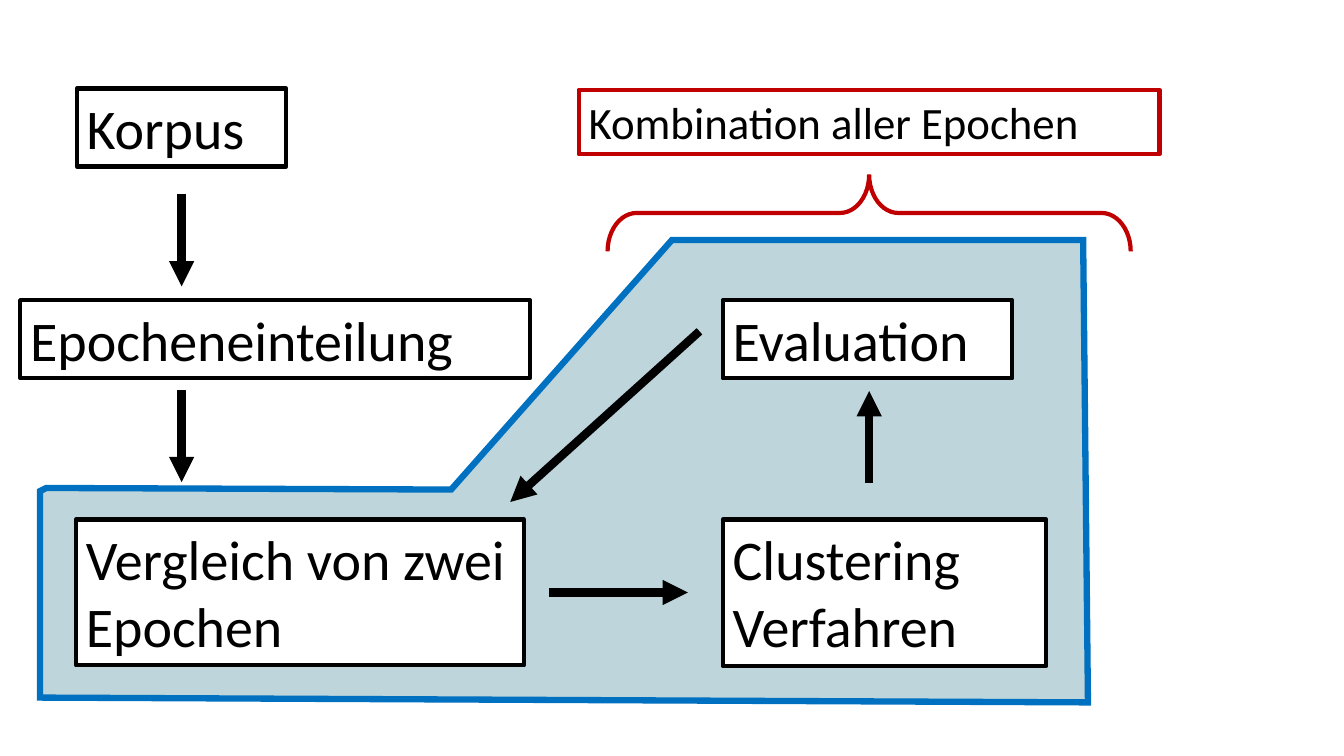
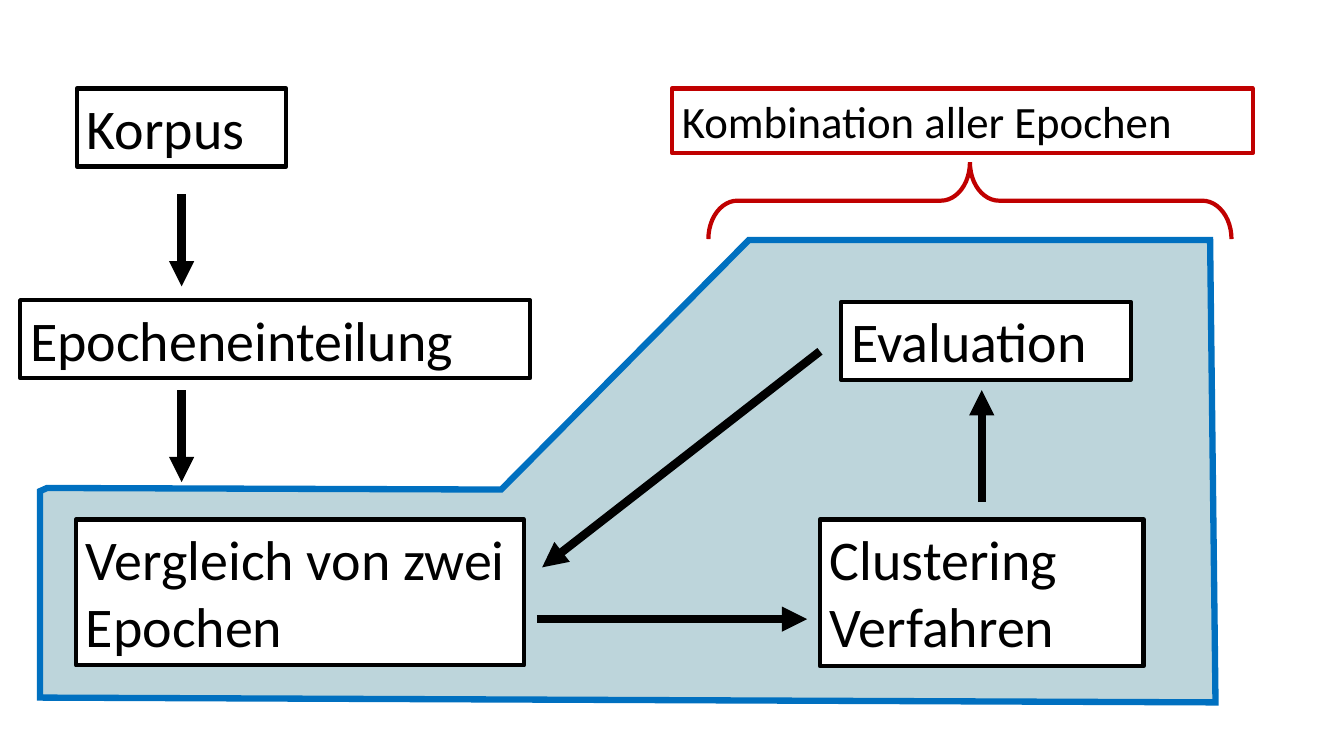
Before and after one commit to realjanpaulus/clusterpoems, a slide deck: slide 16 of presentation/clustering_presentation.pptx. Drawn at 1344x756 pixels with LibreOffice and Linux fonts; fonts in the diff are those of the drawing. Boxes give left, top, right and bottom in pixels: in the first picture for what was removed or moved away, otherwise in the second. Text is boxed around its words. In the diff, an @@ line names an element or a change of style, - is before the commit and + after.

```diff
--- a/presentation/clustering_presentation.pptx
+++ b/presentation/clustering_presentation.pptx
@@ rectangle "Kombination aller Epochen": place and size @@
-rectangle "Kombination aller Epochen" at <box>579,90,1159,154</box>
+rectangle "Kombination aller Epochen" at <box>673,89,1253,153</box>
@@ right brace: place and size @@
-right brace at <box>607,175,1131,252</box>
+right brace at <box>708,163,1232,239</box>
@@ freeform shape: place and size @@
-freeform shape at <box>40,240,1089,703</box>
+freeform shape at <box>40,240,1216,703</box>
@@ rectangle "Evaluation": place and size @@
-rectangle "Evaluation" at <box>723,300,1012,378</box>
+rectangle "Evaluation" at <box>841,301,1130,379</box>
@@ arrow moved from (700, 332) - (510, 502) to (820, 352) - (542, 568) @@
@@ arrow moved from (869, 483) - (869, 391) to (982, 502) - (982, 390) @@
@@ rectangle "Clustering": place and size @@
-rectangle "Clustering" at <box>723,519,1047,665</box>
+rectangle "Clustering" at <box>820,519,1143,665</box>
@@ arrow moved from (548, 593) - (689, 593) to (537, 619) - (808, 619) @@
```
Also in this commit, not shown: 2 other slides changed, 3 slides added, 2 slides removed, 8 other files.
